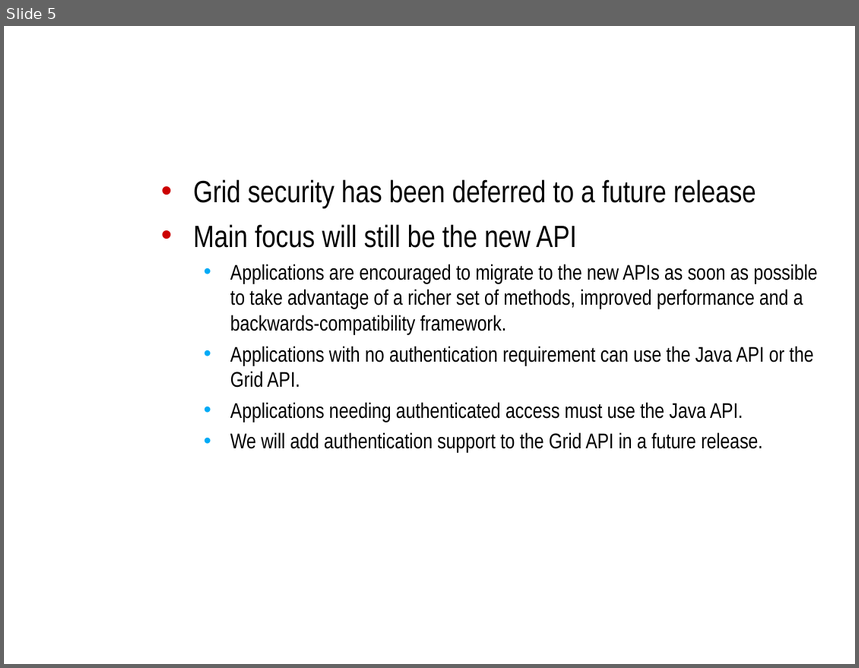
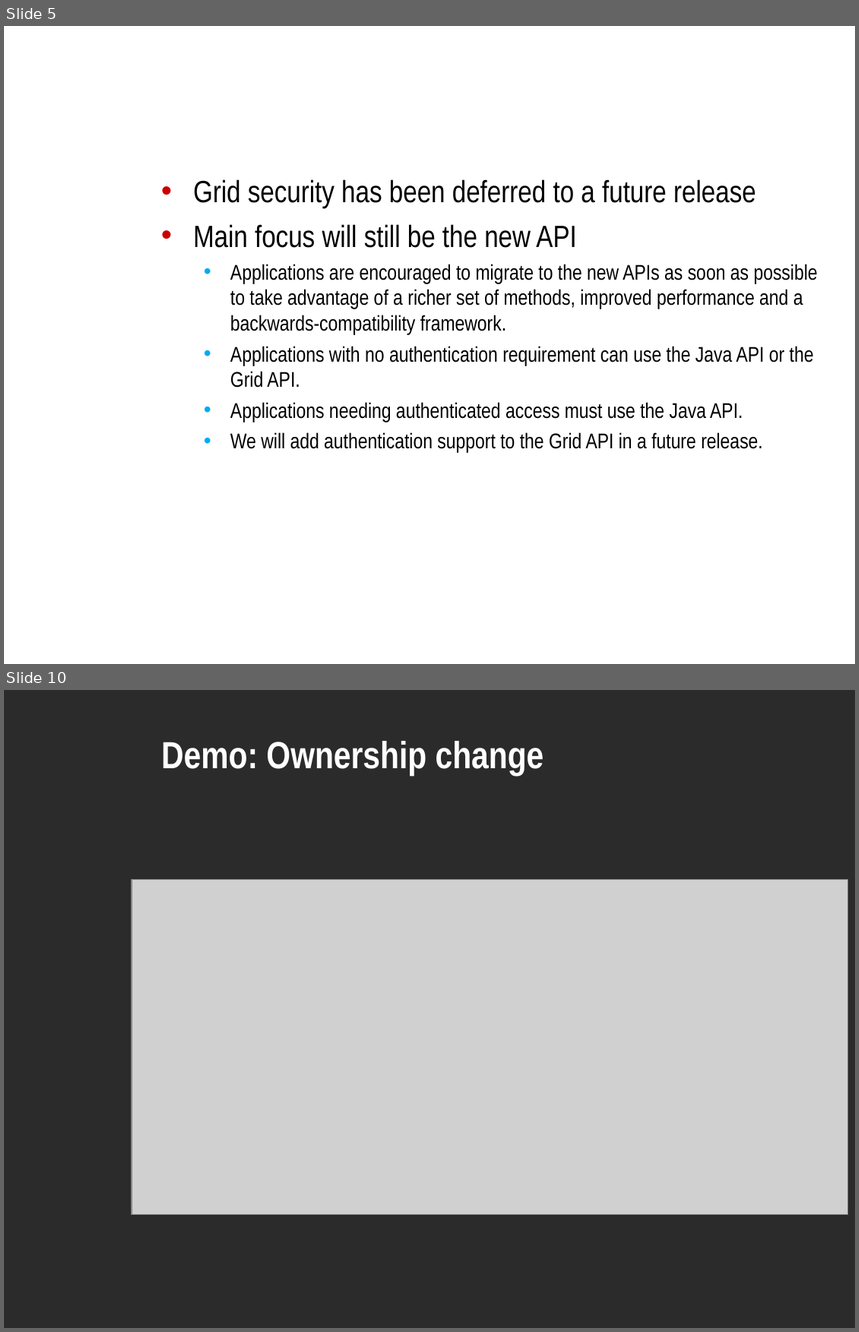
Before and after one commit to NCIP/caarray-docs, a slide deck: project_management/open_meetings/caArray User Community Meeting 2009.05.06.ppt. Shown one above the other, each under a label of ours: slide 5 before the commit, slides 5 and 10 after it; the slides between them are not shown. The pictures are 859x668 and 859x1332 pixels, drawn with LibreOffice and Linux fonts; fonts in the diff are those of the drawing; grey boxes stand for pictures; background and template pictures are left out; a plain dark background stands for a picture behind light text. Boxes give left, top, right and bottom in pixels: in the first picture for what was removed or moved away, otherwise in the second. Text is boxed around its words. In the diff, an @@ line names an element or a change of style, - is before the commit and + after.

Commit message:
Added screenshots for ownership demo.

```diff
--- a/project_management/open_meetings/caArray User Community Meeting 2009.05.06.ppt
+++ b/project_management/open_meetings/caArray User Community Meeting 2009.05.06.ppt
@@ slide 10 added at box(4, 690, 855, 1328), background picture (left out) @@
@@ title added at box(161, 741, 544, 776), 32 pt, text #FFFFFF, bold @@
+Demo: Ownership change
@@ picture added at box(132, 880, 848, 1215) @@
```
Also in this commit, not shown: 1 slide changed, 3 other slides added.
